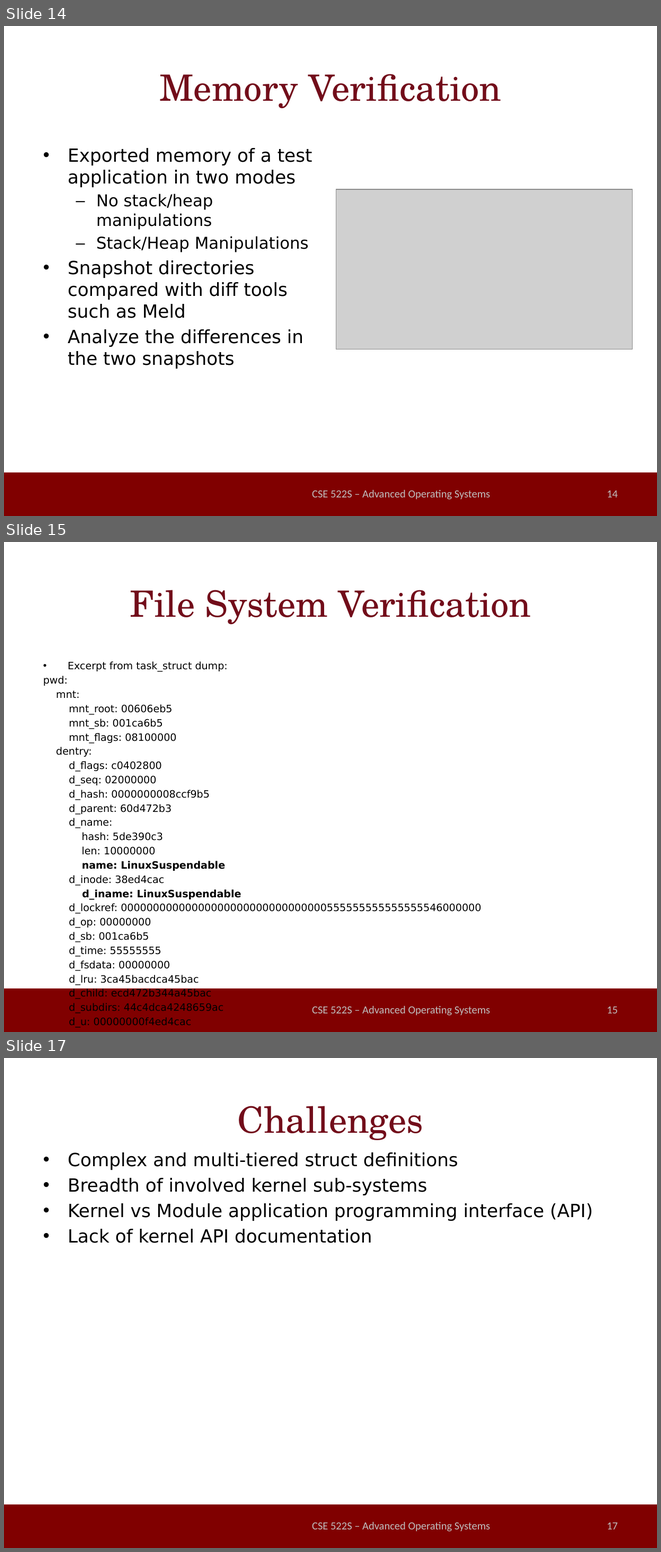
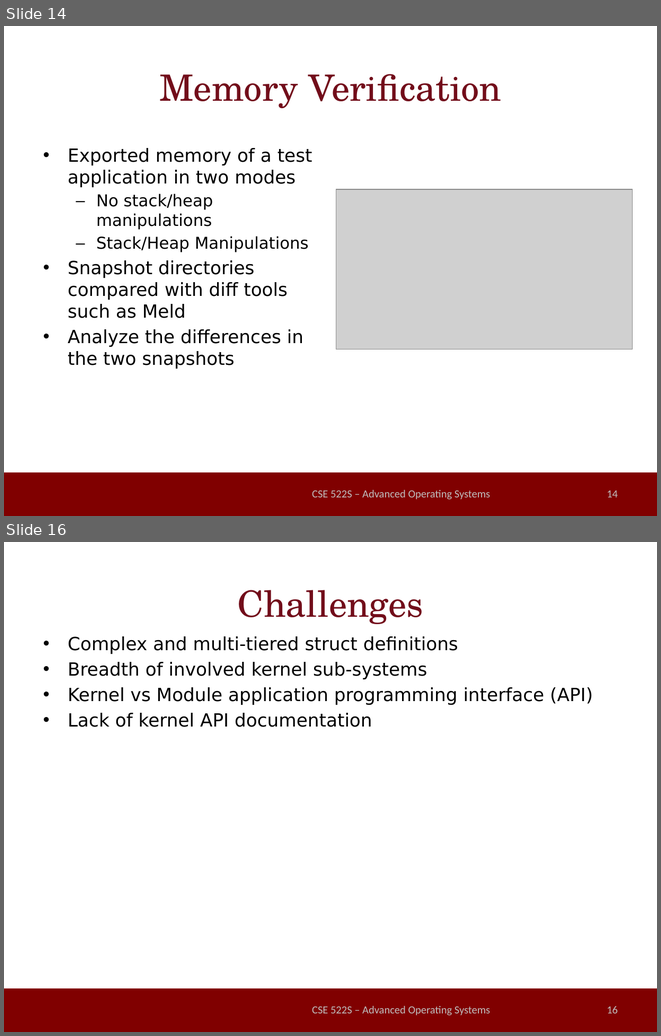
Before and after one commit to millerrt3/LinuxSuspendable, a slide deck: final_presentation.pptx. Shown one above the other, each under a label of ours: slides 14, 15 and 17 before the commit, slides 14 and 16 after it; the slides between them are not shown. The pictures are 661x1552 and 661x1036 pixels, drawn with LibreOffice and Linux fonts; fonts in the diff are those of the drawing; grey boxes stand for pictures; background and template pictures are left out. Boxes give left, top, right and bottom in pixels: in the first picture for what was removed or moved away, otherwise in the second. Text is boxed around its words. In the diff, an @@ line names an element or a change of style, - is before the commit and + after.

Commit message:
Presentation complete

```diff
--- a/final_presentation.pptx
+++ b/final_presentation.pptx
@@ slide 15 removed at (4, 542, 657, 1032), background #FFFFFF; not listed: 1 template element that a slide beside it also shows @@
@@ title removed at (130, 590, 531, 624) @@
-File System Verification
@@ text removed at (43, 661, 481, 1027) @@
-• Excerpt from task_struct dump:
-pwd:
-mnt:
-mnt_root: 00606eb5
-mnt_sb: 001ca6b5
-mnt_flags: 08100000
-dentry:
-d_flags: c0402800
-d_seq: 02000000
-d_hash: 0000000008ccf9b5
-d_parent: 60d472b3
-d_name:
-hash: 5de390c3
-len: 10000000
-name: LinuxSuspendable
-d_inode: 38ed4cac
-d_iname: LinuxSuspendable
-d_lockref: 00000000000000000000000000000000555555555555555546000000
-d_op: 00000000
-d_sb: 001ca6b5
-d_time: 55555555
-d_fsdata: 00000000
-d_lru: 3ca45bacdca45bac
-d_child: ecd472b344a45bac
-d_subdirs: 44c4dca4248659ac
-d_u: 00000000f4ed4cac
@@ text removed at (312, 1005, 490, 1015) @@
-CSE 522S – Advanced Operating Systems
@@ page number removed at (607, 1006, 618, 1013) @@
-15
@@ what was slide 17 is now slide 16 @@
@@ page number at (607, 1006, 618, 1013): text changed @@
-17
+16
```
Also in this commit, not shown: 1 slide changed.
